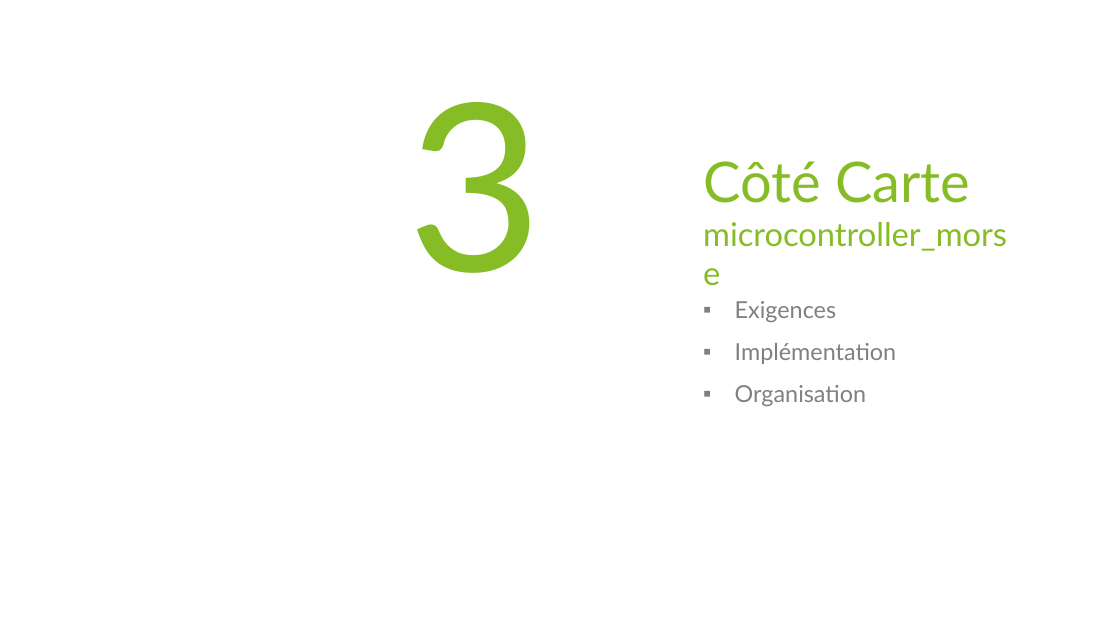
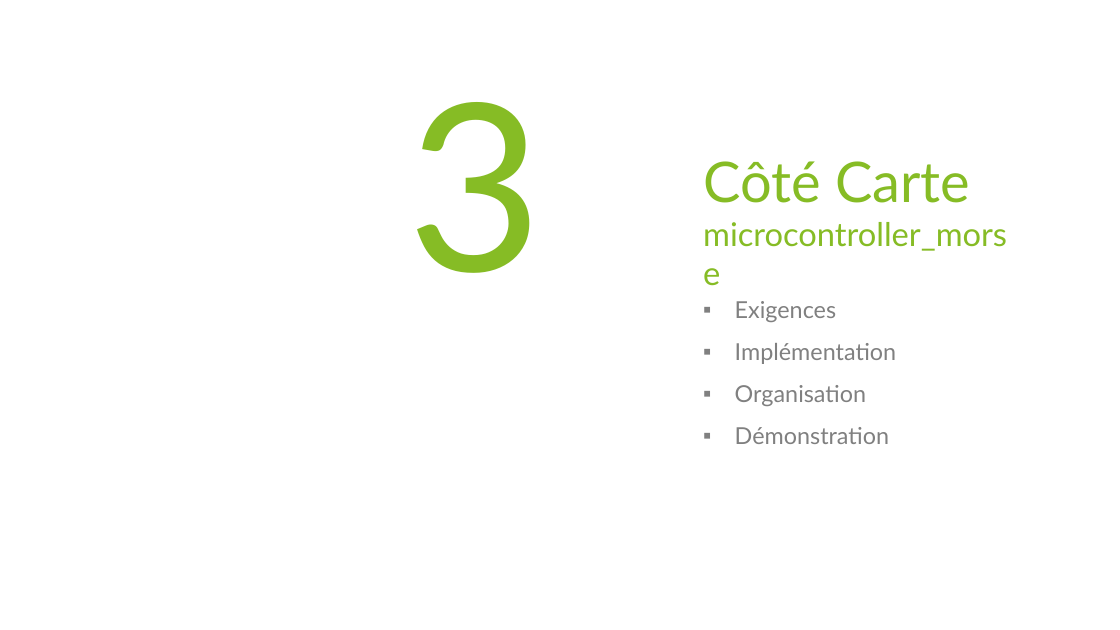
Before and after one commit to FufuAkuseru/TP-morse, a slide deck: slide 11 of presentation_finale.pptm. Drawn at 1120x630 pixels with LibreOffice and Linux fonts; fonts in the diff are those of the drawing; background and template pictures are left out. Boxes give left, top, right and bottom in pixels: in the first picture for what was removed or moved away, otherwise in the second. Text is boxed around its words. In the diff, an @@ line names an element or a change of style, - is before the commit and + after.

```diff
--- a/presentation_finale.pptm
+++ b/presentation_finale.pptm
@@ text at bbox=[735, 427, 889, 444]: paragraph added @@
+▪ Démonstration
```
Also in this commit, not shown: 5 other slides changed, 1 slide added, 2 other files.
